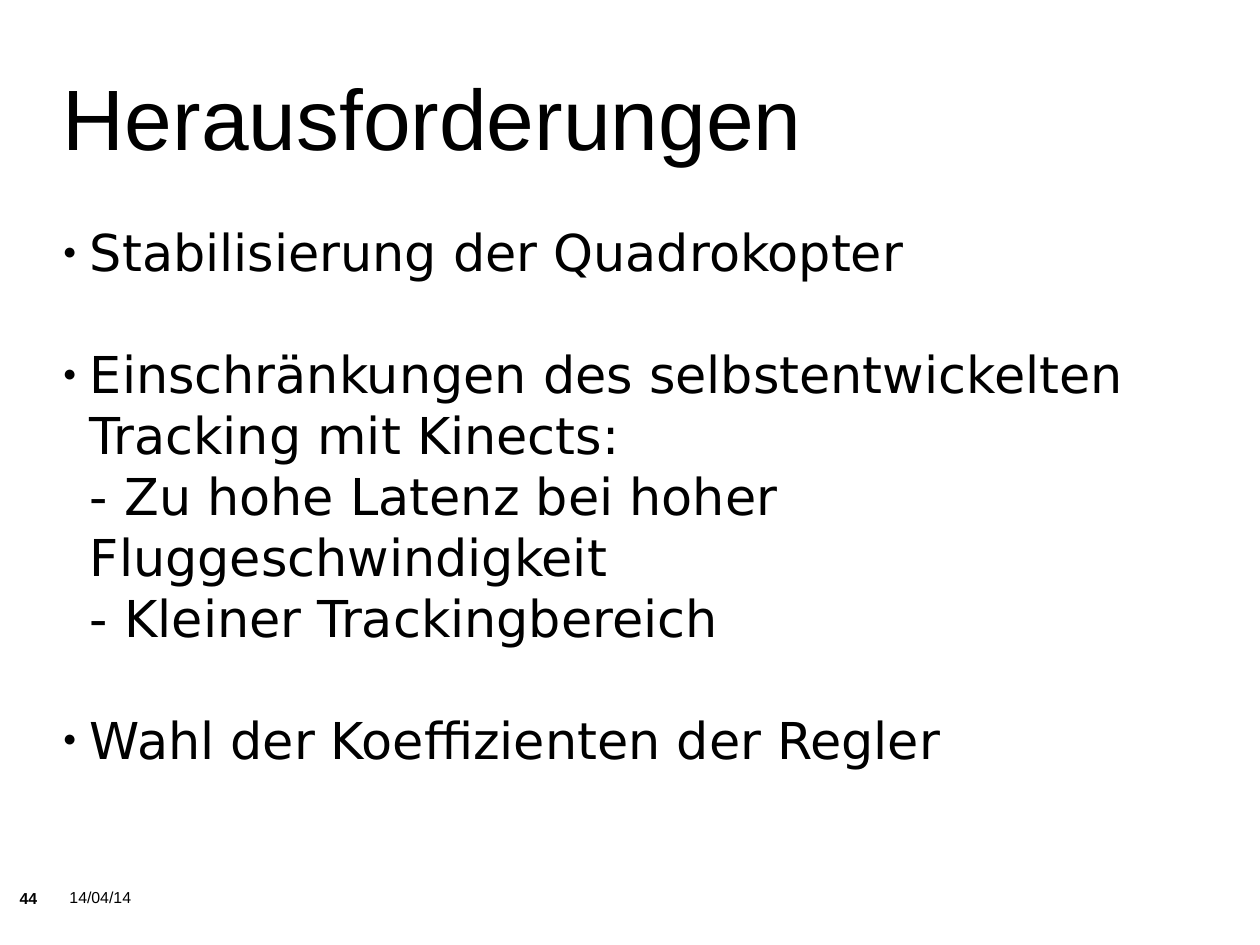
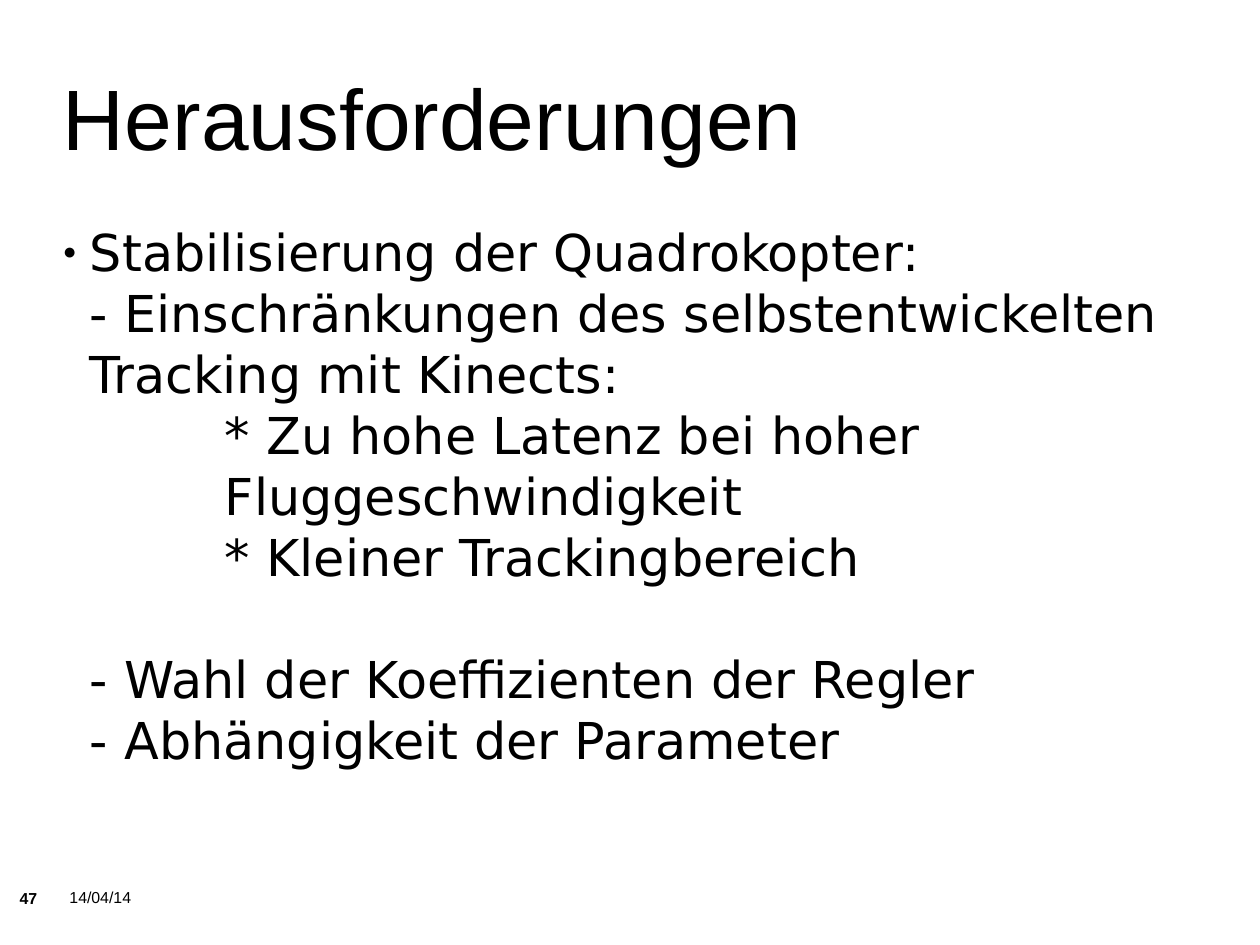
Before and after one commit to KITrokopter/Presentation, a slide deck: slide 47 of PresentationInTotal v0.1.odp (slide 44 before the commit). Drawn at 1260x945 pixels with LibreOffice and Linux fonts; fonts in the diff are those of the drawing; background and template pictures are left out. Boxes give left, top, right and bottom in pixels: in the first picture for what was removed or moved away, otherwise in the second. Text is boxed around its words. In the diff, an @@ line names an element or a change of style, - is before the commit and + after.

```diff
--- a/PresentationInTotal v0.1.odp
+++ b/PresentationInTotal v0.1.odp
@@ subtitle at [90,232,1158,770]: text changed @@
-● Stabilisierung der Quadrokopter
-● Einschränkungen des selbstentwickelten Tracking mit Kinects:
-- Zu hohe Latenz bei hoher Fluggeschwindigkeit
-- Kleiner Trackingbereich
-● Wahl der Koeffizienten der Regler
+● Stabilisierung der Quadrokopter:
+- Einschränkungen des selbstentwickelten Tracking mit Kinects:
+          * Zu hohe Latenz bei hoher Fluggeschwindigkeit
+          * Kleiner Trackingbereich
+- Wahl der Koeffizienten der Regler
+- Abhängigkeit der Parameter
@@ page number at [20,893,38,904]: text changed @@
-44
+47
```
Also in this commit, not shown: 6 other slides changed, 4 slides added.
